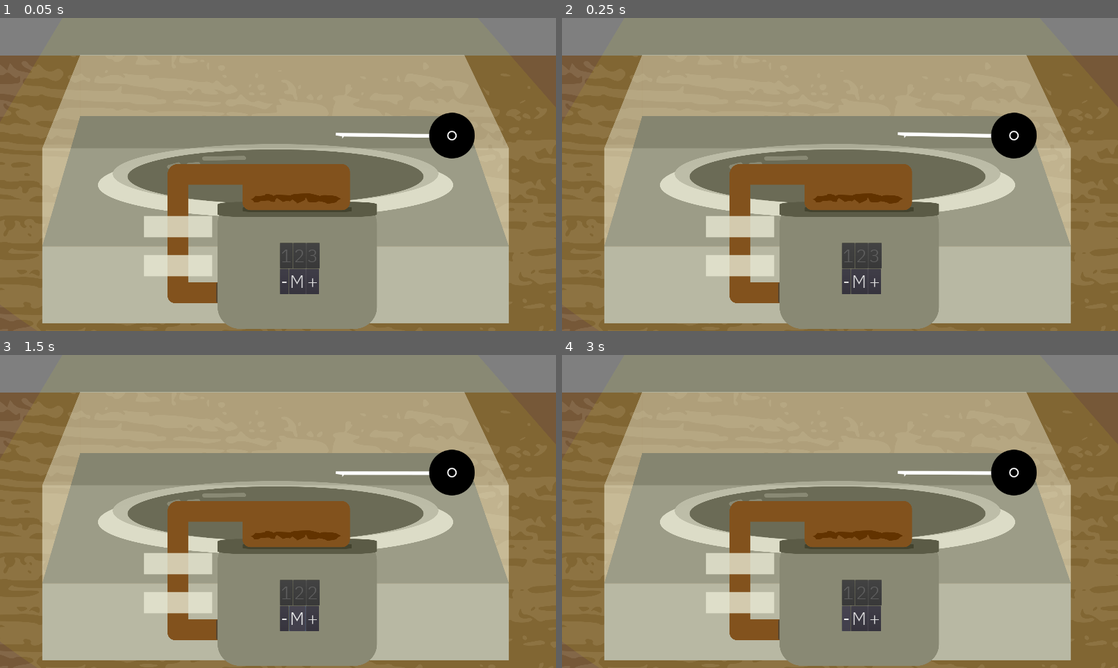
Above: before the commit, frames 1-4 (two rows, left to right).
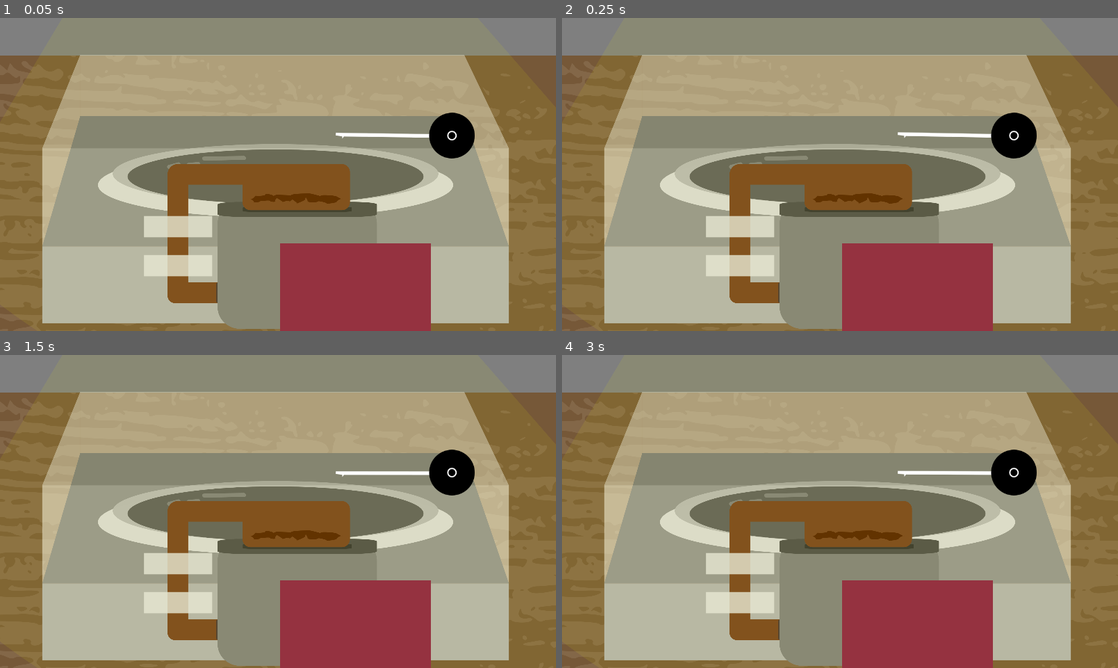
Above: after the commit, the same moments.

Repository: panorb/ludum-dare-47
Game: Godot game, scene res://Levels/RecordPlayerFront/RecordPlayerFront.tscn
Two runs of this game, one before a commit and one after it. Both use one fixed random seed, a clock stepped at 60 frames per second and the inputs below.
Inputs (mouse positions are in pixels of both pictures, inside the frame that each line leads up to):
- Up to frame 1 (0.05 s): no input
- Up to frame 2 (0.25 s): no input
- Up to frame 3 (1.5 s): click (283, 617) at 0.5 s, where only the run before the commit has a clickable "-"; click (294, 617) at 1.25 s, where only the run before the commit has a clickable "M"
- Up to frame 4 (3 s): click (873, 617) at 2 s, where only the run before the commit has a clickable "+"; click (845, 617) at 2.75 s, where only the run before the commit has a clickable "-"

The runs differ from the first frame. In frame 1, 7.6% of the frame differs, in the area x 50-78%, y 71-100%; in frame 2, 7.6%; in frame 3, 7.6%; in frame 4, 7.6%.

Commit message:
Remastered lock

Diff:
--- a/godot/Levels/RecordPlayerFront/CombinationLock/CombinationLock.tscn
+++ b/godot/Levels/RecordPlayerFront/CombinationLock/CombinationLock.tscn
@@ -1,18 +1,11 @@
-[gd_scene load_steps=9 format=2]
+[gd_scene load_steps=8 format=2]
 
 [ext_resource path="res://Levels/RecordPlayerFront/CombinationLock/combination_lock.gd" type="Script" id=1]
 [ext_resource path="res://Shared/IBMPlexSans-Light.ttf" type="DynamicFontData" id=2]
+[ext_resource path="res://Levels/RecordPlayerFront/CombinationLock/speedcontrol.png" type="Texture" id=3]
 
-[sub_resource type="DynamicFont" id=1]
-size = 128
-font_data = ExtResource( 2 )
-
-[sub_resource type="DynamicFont" id=2]
-size = 128
-font_data = ExtResource( 2 )
-
-[sub_resource type="DynamicFont" id=3]
-size = 128
+[sub_resource type="DynamicFont" id=7]
+size = 180
 font_data = ExtResource( 2 )
 
 [sub_resource type="DynamicFont" id=4]
@@ -27,65 +20,72 @@
 size = 128
 font_data = ExtResource( 2 )
 
-[node name="CombinationLock" type="VBoxContainer"]
-margin_right = 49.0
-margin_bottom = 20.0
+[node name="CombinationLock" type="TextureRect"]
+anchor_right = 1.0
+anchor_bottom = 1.0
+texture = ExtResource( 3 )
 script = ExtResource( 1 )
 __meta__ = {
 "_edit_use_anchors_": false
 }
 
-[node name="ContainerDigits" type="HBoxContainer" parent="."]
-margin_right = 275.0
-margin_bottom = 174.0
+[node name="VBoxContainer" type="VBoxContainer" parent="."]
+anchor_bottom = 1.0
+margin_left = 120.0
+margin_top = 1330.0
+margin_right = 920.0
+margin_bottom = -280.0
+__meta__ = {
+"_edit_use_anchors_": false
+}
 
-[node name="Digit1" type="Button" parent="ContainerDigits"]
-margin_right = 89.0
-margin_bottom = 174.0
-custom_fonts/font = SubResource( 1 )
-disabled = true
-text = "1"
+[node name="Label" type="Label" parent="VBoxContainer"]
+margin_right = 800.0
+margin_bottom = 235.0
+size_flags_horizontal = 3
+custom_fonts/font = SubResource( 7 )
+custom_colors/font_color = Color( 0, 0, 0, 1 )
+text = "000"
+align = 1
 
-[node name="Digit2" type="Button" parent="ContainerDigits"]
-margin_left = 93.0
-margin_right = 182.0
-margin_bottom = 174.0
-custom_fonts/font = SubResource( 2 )
-disabled = true
-text = "2"
+[node name="ButtonContainer" type="HBoxContainer" parent="VBoxContainer"]
+margin_top = 239.0
+margin_right = 800.0
+margin_bottom = 550.0
+size_flags_horizontal = 3
+size_flags_vertical = 3
 
-[node name="Digit3" type="Button" parent="ContainerDigits"]
-margin_left = 186.0
-margin_right = 275.0
-margin_bottom = 174.0
-custom_fonts/font = SubResource( 3 )
-disabled = true
-text = "3"
-
-[node name="ContainerContainer" type="HBoxContainer" parent="."]
-margin_top = 178.0
-margin_right = 275.0
-margin_bottom = 352.0
-
-[node name="ButtonSubtract" type="Button" parent="ContainerContainer"]
-margin_right = 63.0
-margin_bottom = 174.0
+[node name="ButtonSubtract" type="Button" parent="VBoxContainer/ButtonContainer"]
+modulate = Color( 1, 1, 1, 0 )
+margin_right = 264.0
+margin_bottom = 311.0
+mouse_default_cursor_shape = 2
+size_flags_horizontal = 3
+size_flags_vertical = 3
 custom_fonts/font = SubResource( 4 )
 text = "-"
 
-[node name="ButtonMode" type="Button" parent="ContainerContainer"]
-margin_left = 67.0
-margin_right = 182.0
-margin_bottom = 174.0
+[node name="ButtonMode" type="Button" parent="VBoxContainer/ButtonContainer"]
+modulate = Color( 1, 1, 1, 0 )
+margin_left = 268.0
+margin_right = 532.0
+margin_bottom = 311.0
+mouse_default_cursor_shape = 2
+size_flags_horizontal = 3
+size_flags_vertical = 3
 custom_fonts/font = SubResource( 5 )
 text = "M"
 
-[node name="ButtonAdd" type="Button" parent="ContainerContainer"]
-margin_left = 186.0
-margin_right = 275.0
-margin_bottom = 174.0
+[node name="ButtonAdd" type="Button" parent="VBoxContainer/ButtonContainer"]
+modulate = Color( 1, 1, 1, 0 )
+margin_left = 536.0
+margin_right = 800.0
+margin_bottom = 311.0
+mouse_default_cursor_shape = 2
+size_flags_horizontal = 3
+size_flags_vertical = 3
 custom_fonts/font = SubResource( 6 )
 text = "+"
-[connection signal="pressed" from="ContainerContainer/ButtonSubtract" to="." method="_on_ButtonSubtract_pressed"]
-[connection signal="pressed" from="ContainerContainer/ButtonMode" to="." method="_on_ButtonMode_pressed"]
-[connection signal="pressed" from="ContainerContainer/ButtonAdd" to="." method="_on_ButtonAdd_pressed"]
+[connection signal="pressed" from="VBoxContainer/ButtonContainer/ButtonSubtract" to="." method="_on_ButtonSubtract_pressed"]
+[connection signal="pressed" from="VBoxContainer/ButtonContainer/ButtonMode" to="." method="_on_ButtonMode_pressed"]
+[connection signal="pressed" from="VBoxContainer/ButtonContainer/ButtonAdd" to="." method="_on_ButtonAdd_pressed"]
--- a/godot/Levels/RecordPlayerFront/CombinationLock/combination_lock.gd
+++ b/godot/Levels/RecordPlayerFront/CombinationLock/combination_lock.gd
@@ -1,8 +1,9 @@
-extends VBoxContainer
+extends TextureRect
 
 # All digits
-onready var digits := $ContainerDigits.get_children()
+onready var digit := $VBoxContainer/Label
 
+export(int,1,5) var digit_number := 3
 var number := 123 # Currently displayed number
 var mode := 0 # Which digit are we editing? 10^mode
 
@@ -12,17 +13,17 @@
 # The ui digits need to be refreshed manually after every change
 func refresh_number_digits():
 	# Make sure that numbers is in constraints
-	var max_number := int("9".repeat(len(digits)))
+	var max_number := int("9".repeat(digit_number))
 	number = clamp(number, 0, max_number)
 	var number_str := str(number)
 
 	# Make sure all number strings are the same digit length
-	for i in range(len(digits) - len(number_str)):
+	for i in range(digit_number - len(number_str)):
 		number_str = "0" + number_str
 
-	# Set the individual ui digits to their value
-	for i in len(number_str):
-		digits[i].text = number_str[i]
+	#set digit to the Label
+	digit.text = number_str
+
 
 func _on_ButtonAdd_pressed():
 	number += pow(10, mode)
Binary file added: godot/Levels/RecordPlayerFront/CombinationLock/speedcontrol.png
Not shown, added: godot/Levels/RecordPlayerFront/CombinationLock/speedcontrol.png.import
Not shown, added: godot/Levels/RecordPlayerFront/Sounds/finalKlick.ogg.import
Not shown, added: godot/Levels/RecordPlayerFront/Sounds/lockButton.ogg.import
Not shown, added: godot/Levels/RecordPlayerFront/Sounds/lockButton2.ogg.import
Not shown, added: godot/Levels/RecordPlayerFront/Sounds/lockButton3.ogg.import
